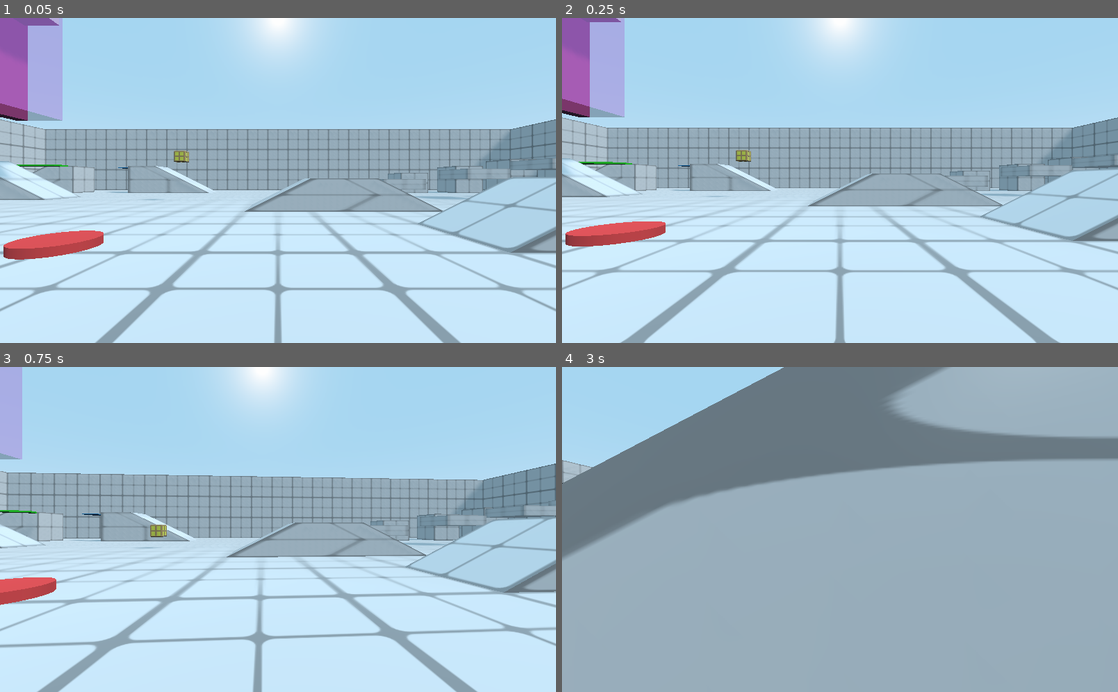
Above: before the commit, frames 1-4 (two rows, left to right).
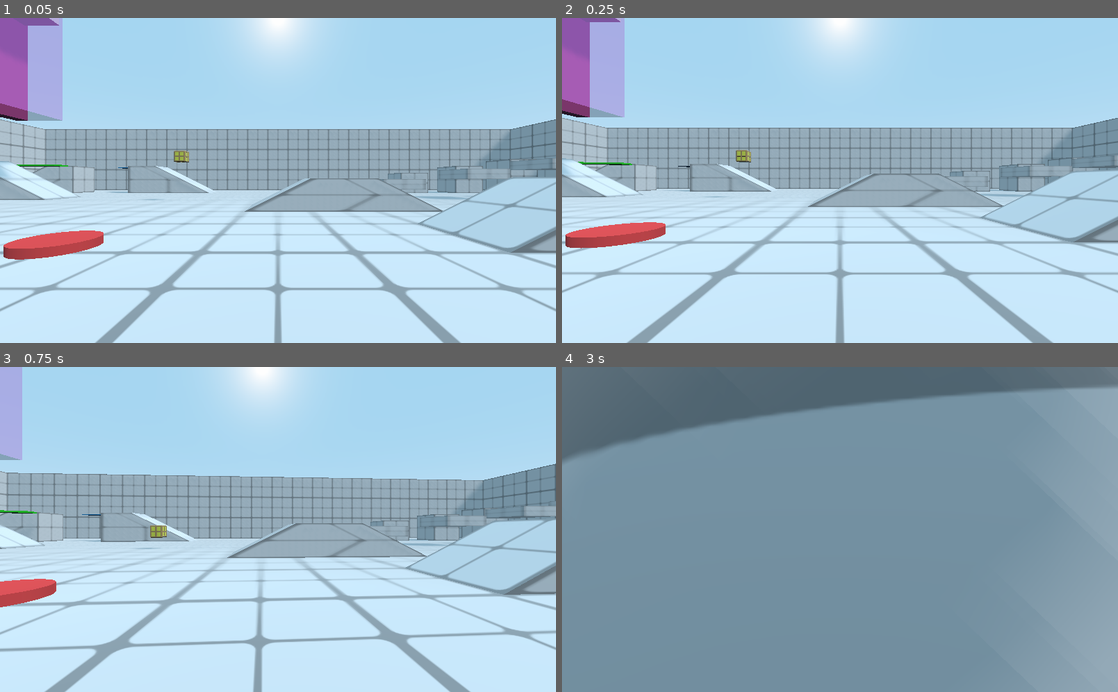
Above: after the commit, the same moments.

Repository: babypandabear3/bpb_fps_controller
Game: Godot game, scene res://demo/demo_scene.tscn
Same seed, same stepped clock (60 frames per second), same inputs: the game is played once before the commit and once after it.
Inputs (mouse positions are in pixels of both pictures, inside the frame that each line leads up to):
- Up to frame 1 (0.05 s): no input
- Up to frame 2 (0.25 s): no input
- Up to frame 3 (0.75 s): move the mouse to (305, 529) at 0.52 s; hold W (movement_forward) from 0.53 s (still down); tap F (action_activate) at 0.6 s
- Up to frame 4 (3 s): keep holding W (movement_forward); tap Space (movement_jump) at 0.77, 1.52 s; move the mouse to (812, 529) at 1.27 s; tap C (action_crouch_toggle) at 1.35 s; move the mouse to (851, 523) at 2.02 s; press the mouse at (851, 523) at 2.03 s; move the mouse to (834, 536) at 2.77 s; release the mouse at (834, 536) at 2.78 s; right-click (834, 536) at 2.85 s

Frame 1 is identical in both runs. In frame 2, 5.5% of the frame differs, in the area x 0-100%, y 0-100%; in frame 3, 7.7%; in frame 4, 85%.

Commit message:
-fix climbing stair

Diff:
--- a/demo/demo_scene.tscn
+++ b/demo/demo_scene.tscn
@@ -8,7 +8,6 @@
 [ext_resource path="res://player_controller/system/wind_tunnel.tscn" type="PackedScene" id=6]
 [ext_resource path="res://player_controller/system/Signal_out.tscn" type="PackedScene" id=7]
 [ext_resource path="res://demo/jump_pad.tscn" type="PackedScene" id=8]
-[ext_resource path="res://player_controller/Camera_addon.tscn" type="PackedScene" id=9]
 [ext_resource path="res://player_controller/GameLogic_addon.tscn" type="PackedScene" id=10]
 [ext_resource path="res://demo/sphere_gravity.tscn" type="PackedScene" id=11]
 [ext_resource path="res://demo/local_down_gravity.tscn" type="PackedScene" id=12]
@@ -69,12 +68,8 @@
 [node name="Player" parent="." instance=ExtResource( 2 )]
 transform = Transform( 1, 0, 0, 0, 1, 0, 0, 0, 1, 0, 1.7, 0 )
 
-[node name="Camera_addon" parent="." instance=ExtResource( 9 )]
-follow_target = NodePath("../Player")
-
 [node name="GameLogic_addon" parent="." instance=ExtResource( 10 )]
 path_body = NodePath("../Player")
-path_camera = NodePath("../Camera_addon")
 
 [node name="sphere_gravity" parent="." instance=ExtResource( 11 )]
 transform = Transform( 1, 0, 0, 0, 1, 0, 0, 0, 1, 0, 16.7464, 23.2433 )
--- a/player_controller/Player.gd
+++ b/player_controller/Player.gd
@@ -290,21 +290,21 @@
 
 
 func try_climb_stairs():
+
 	ray_stair1.force_update_transform()
 	ray_stair2.force_update_transform()
 	ray_stair1.force_raycast_update()
 	ray_stair2.force_raycast_update()
 
 	var ret = false
-	if ray_stair2.is_colliding() and velocity_h.length() > 0.5:
-		if -gravity_vector.angle_to(ray_stair2.get_collision_normal()) > deg2rad(80):
-			if ray_stair1.is_colliding():
-				var d1 = ray_stair1.global_transform.origin.distance_to(ray_stair1.get_collision_point())
-				var d2 = ray_stair2.global_transform.origin.distance_to(ray_stair2.get_collision_point())
-				if d1 - d2 > 0.1:
-					ret = true
-			else:
+	if ray_stair2.is_colliding() and velocity_h.length() > 0.1:
+		if ray_stair1.is_colliding():
+			var d1 = ray_stair1.global_transform.origin.distance_to(ray_stair1.get_collision_point())
+			var d2 = ray_stair2.global_transform.origin.distance_to(ray_stair2.get_collision_point())
+			if d1 - d2 > 0.1:
 				ret = true
+		else:
+			ret = true
 	return ret
 
 func body_height_crouch():
@@ -399,12 +399,14 @@
 		velocity_h = prev_vel_h
 
 	#ROTATE ROOT RAY STAIR
-	var look_at_target = root_ray_stair.global_transform.origin + (velocity_h * Vector3(1,0,1))
-	if not look_at_target.is_equal_approx(root_ray_stair.global_transform.origin):
-		root_ray_stair.look_at(look_at_target, -gravity_vector)
+	if velocity_h.length() > 0.5:
+		var look_at_target = root_ray_stair.global_transform.origin + velocity_h
+		if not look_at_target.is_equal_approx(root_ray_stair.global_transform.origin):
+			root_ray_stair.look_at(look_at_target, -gravity_vector)
 
 	#DISABLE SNAP WHEN CLIMBING STAIR OR BEING AIR BORNE FOR TOO LONG
 	climb_stair = try_climb_stairs()
+
 	if climb_stair or air_borne > air_borne_disable_snap:
 		snap_vector = Vector3()
 
--- a/project.godot
+++ b/project.godot
@@ -136,7 +136,7 @@
 [physics]
 
 common/enable_pause_aware_picking=true
-3d/physics_engine="GodotPhysics"
+3d/physics_engine="Bullet"
 
 [rendering]
 
Not shown: 1 places in demo/demo_scene.tscn that only renumber resources
